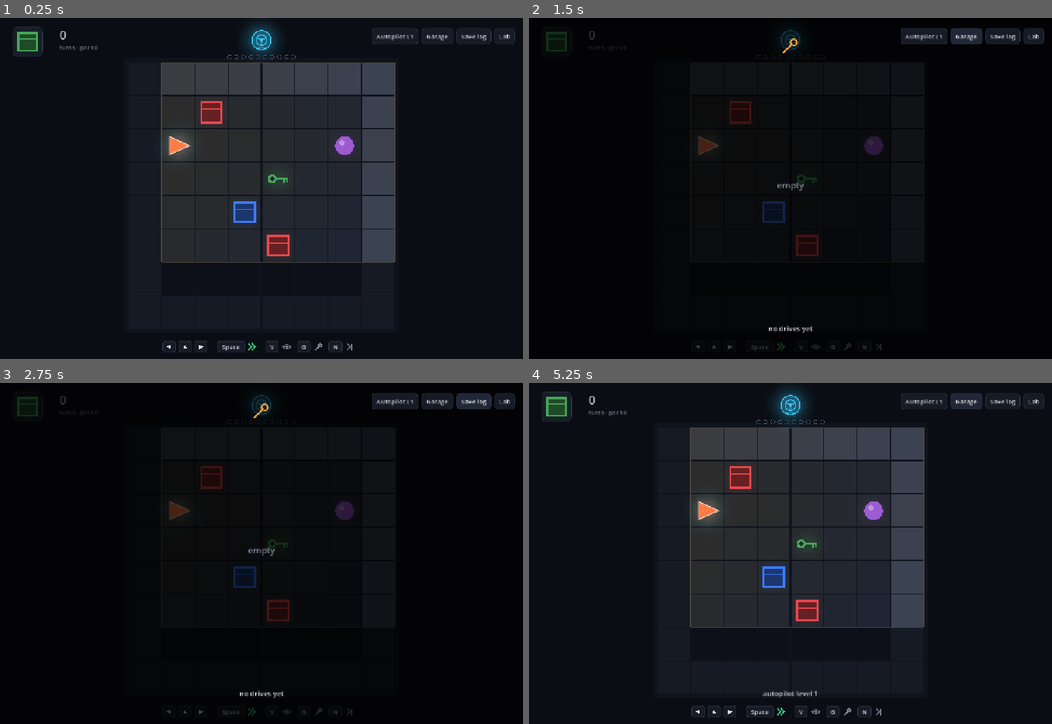
Above: before the commit, frames 1-4 (two rows, left to right).
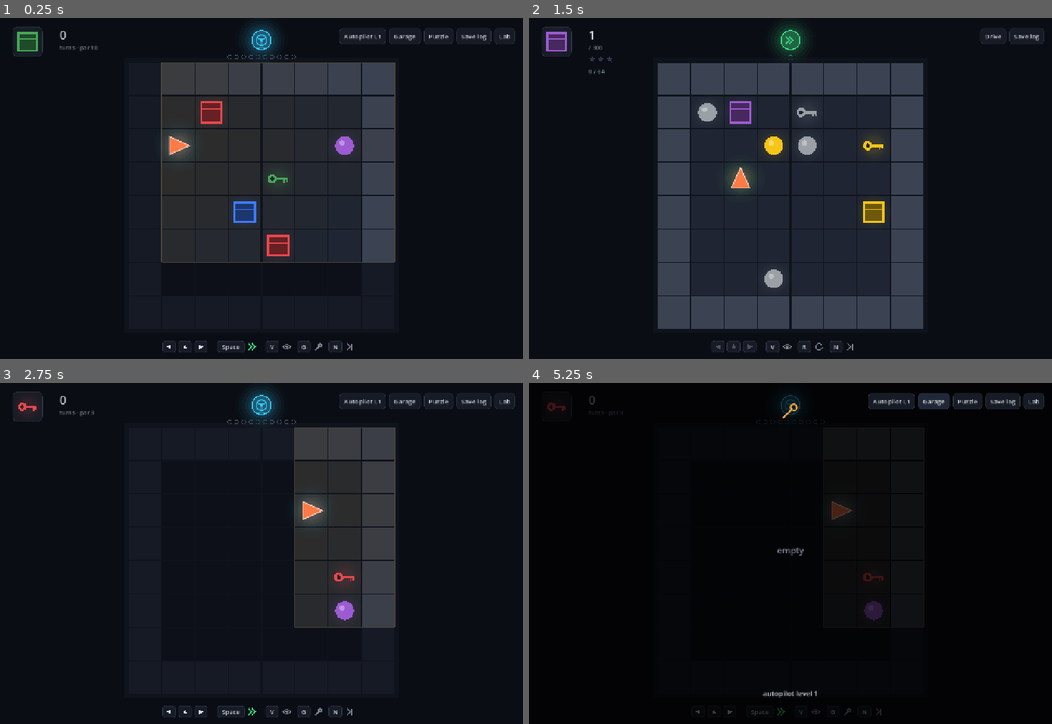
Above: after the commit, the same moments.

Repository: kakasolg/babyai-laya-probe
Game: Godot game, scene res://main.tscn
Same seed, same stepped clock (60 frames per second), same inputs: the game is played once before the commit and once after it.
Inputs (mouse positions are in pixels of both pictures, inside the frame that each line leads up to):
- Up to frame 1 (0.25 s): no input
- Up to frame 2 (1.5 s): click "Save log" at 0.5 s; click (968, 35) at 1.25 s, where only the run after the commit has a clickable "Puzzle"
- Up to frame 3 (2.75 s): click (465, 400) at 2 s, where only the run after the commit has a clickable "Drive"
- Up to frame 4 (5.25 s): click "Autopilot L1" at 2.75 s; click "Autopilot L2" at 3.5 s; click "Autopilot L3" at 4.25 s; click "Garage" at 5 s

The runs differ from the first frame. In frame 1, 0.2% of the frame differs, in the area x 64-86%, y 3-8%; in frame 2, 39%, in the area x 2-98%, y 1-99%; in frame 3, 23%; in frame 4, 36%.

Commit message:
drive: puzzle mode (one move at a time) on the drive screen
Puzzle button on the drive screen opens puzzle.tscn (puzzle_game.gd extends
drive_game.gd). Level 1 autopilot fixed, the 300 pack rooms in order; when it
stops the allowed moves are shown and the driver makes one, the record of
acted places is kept (PUZZLE.md rules 1-6). Stars by moves vs nudge_par;
a solved room lights the floor, level 1 then 2 and 3. Log lines add mode,
nudge_par and nudges (v stays 1). autopilot.peek gets an opt-in
no-blocked-forward flag used only here.

--puzzlecheck: (a) 300/300 stop alone, (b) 300/300 stored answers match
nudge_par and nudge_turns, (c) lit 30 rooms x 3 levels 90/90, log OK.
Existing checks unchanged: drive selftest OK, game selftest 0 mismatches,
drivecheck 200 OK (same counts as before).

Co-Authored-By: Claude Opus 5.5 <noreply@anthropic.com>
Host: Moka-Windows-Dev

Diff:
--- a/godot/drive/autopilot.gd
+++ b/godot/drive/autopilot.gd
@@ -191,11 +191,15 @@
 
 
 ## What the autopilot would do here, without touching its memory (use it to log the model's choice while a person drives).
-func peek(ep: Dictionary, pos: Vector2i, dir: int) -> Dictionary:
+## no_blocked_forward (puzzle mode only, drive/PUZZLE.md rule 1): when the cell ahead is not free, the better of the two
+## turns is chosen instead of forward. The scores are the model's own either way.
+func peek(ep: Dictionary, pos: Vector2i, dir: int, no_blocked_forward := false) -> Dictionary:
 	var v := view(ep, pos, dir)
 	var s := scores(v, int(COLOR_IDX[ep["target"]["color"]]), int(KIND_IDX[ep["target"]["type"]]))
+	var f: Vector2i = pos + DIR_VEC[dir]
+	var n := 2 if no_blocked_forward and cell_code(ep, f.x, f.y) != Vector2i(1, 0) else 3
 	var best := 0
-	for a in range(1, 3):
+	for a in range(1, n):
 		if s[a] > s[best]:
 			best = a
 	return {"action": best, "scores": [s[0], s[1], s[2]], "key": "%d:%s" % [dir, v.to_byte_array().hex_encode()]}
--- a/godot/drive/drive_game.gd
+++ b/godot/drive/drive_game.gd
@@ -104,13 +104,14 @@
 
 func _build_buttons() -> void:
 	var row := HBoxContainer.new()
-	row.position = Vector2(W - 460, 26)
-	row.size = Vector2(440, 40)
+	row.position = Vector2(W - 560, 26)
+	row.size = Vector2(540, 40)
 	row.alignment = BoxContainer.ALIGNMENT_END
 	row.add_theme_constant_override("separation", 8)
 	add_child(row)
 	btn_level = _button(row, "", func(): _cycle_level())
 	btn_garage = _button(row, "", func(): _toggle_garage())
+	_button(row, "Puzzle", func(): _open_puzzle())
 	_button(row, "Save log", func(): _save_log())
 	_button(row, "Lab", func(): _open_lab())
 	_sync_buttons()
@@ -163,6 +164,11 @@
 	_leave_room()
 	Main.lab = true
 	get_tree().change_scene_to_file("res://main.tscn")
+
+
+func _open_puzzle() -> void:
+	_leave_room()
+	get_tree().change_scene_to_file("res://drive/puzzle.tscn")
 
 
 func _say(t: String) -> void:
--- a/godot/drive/drivelog.gd
+++ b/godot/drive/drivelog.gd
@@ -8,6 +8,8 @@
 ##             {"x", "y", "dir", "by": "auto" | "driver", "a": action taken (0 left, 1 right, 2 forward),
 ##              "m": what the autopilot would have done, "s": its three scores, "alarm": the autopilot had stopped itself here,
 ##              "vm": what the driver could see at this step (added 11-15; "view_mode" above is the room's start)}]}
+## Puzzle mode (drive/PUZZLE.md) adds "mode": "puzzle", "nudge_par" (fewest nudges for the room) and "nudges" (how many
+## the driver gave); its driver steps are those nudges. "v" stays 1.
 
 ## Where the files live. Static so a test can point them elsewhere (selftest_drive.gd does) without touching real records.
 static var path := "user://drive_log.jsonl"
@@ -16,9 +18,11 @@
 var _rec := {}
 
 
-func begin(ep: Dictionary, level: int, view_mode: int) -> void:
+## extra: fields added to the line as they are (puzzle mode: "mode": "puzzle", "nudge_par").
+func begin(ep: Dictionary, level: int, view_mode: int, extra := {}) -> void:
 	_rec = {"v": 1, "when": int(Time.get_unix_time_from_system()), "level": level, "view_mode": view_mode,
 		"room": ep, "steps": []}
+	_rec.merge(extra)
 
 
 ## view: what the driver could see at this step (same numbers as view_mode); -1 leaves it out.
@@ -33,12 +37,13 @@
 	_rec["steps"].append(st)
 
 
-func end(result: String, turns: int, takeovers: int) -> void:
+func end(result: String, turns: int, takeovers: int, extra := {}) -> void:
 	if _rec.is_empty():
 		return
 	_rec["result"] = result
 	_rec["turns"] = turns
 	_rec["takeovers"] = takeovers
+	_rec.merge(extra, true)
 	var f: FileAccess = FileAccess.open(path, FileAccess.READ_WRITE) if FileAccess.file_exists(path) else FileAccess.open(path, FileAccess.WRITE)
 	if f != null:
 		f.seek_end()
--- /dev/null
+++ b/godot/drive/puzzle.tscn
@@ -0,0 +1,10 @@
+[gd_scene format=3]
+
+[ext_resource type="Script" path="res://drive/puzzle_game.gd" id="1"]
+
+[node name="Puzzle" type="Control"]
+layout_mode = 3
+anchors_preset = 15
+anchor_right = 1.0
+anchor_bottom = 1.0
+script = ExtResource("1")
--- /dev/null
+++ b/godot/drive/puzzle_game.gd
@@ -0,0 +1,564 @@
+extends "res://drive/drive_game.gd"
+## Puzzle mode ("one move at a time"), designed in drive/PUZZLE.md. The level 1 autopilot drives rooms it cannot finish
+## alone (data/puzzle_rooms_l1.json). When it stops, the moves the driver may make are shown; the driver makes exactly
+## one, and the autopilot drives on with its record of where it has acted kept. Stars count the driver's moves against
+## the room's fewest (`nudge_par`). A solved room lights the floor: from a lit cell, facing a lit side, that level's
+## autopilot gets there alone — level 1 first, then 2 and 3 underneath.
+##
+## Rules (must match tools/small_policy/puzzle_pack.py word for word):
+##   1. the autopilot never drives forward into a cell that is not free (autopilot.gd peek(..., true));
+##   2. it stops when it is about to act from an (x, y, heading) it has already acted from in this room;
+##   3. that record is never cleared in a room; the driver's moves are not added to it;
+##   4. the driver's move: turn left, turn right, or forward when the cell ahead is free;
+##   5. 64 turns in all (autopilot moves + the driver's); 6. success = a matching object directly ahead.
+##
+## Command line (after `--`):  --puzzlecheck[=N]   check the pack in Godot (all rooms; lit for every 10th), then quit
+##                             --shot=file.png --scene=stuck|solved [--room=n]   one screenshot
+
+const PACK := "res://data/puzzle_rooms_l1.json"
+const LIMIT := 64
+const LIT_COLORS := [Color("#ffc94d"), Color("#3ddc84"), Color("#5b8cff")]   # levels 1, 2, 3
+const LIT_AT := [0.25, 1.25, 2.25]                                          # seconds after the result when each shows
+
+static var progress_path := "user://puzzle_progress.json"
+
+var pack: Array = []
+var pidx := 0
+var best := {}               # room id -> most stars so far
+var acted := {}              # Vector3i(x, y, heading) the autopilot has acted from in this room (rule 2, 3)
+var nudges := 0
+var stars := 0
+var result := ""
+var lit_t := 0.0
+var lit_share := [0.0, 0.0, 0.0]
+var move_rects := {}         # action -> Rect2 of its marker while stopped
+var saving := true           # off for checks and screenshots
+
+
+func _ready() -> void:
+	get_tree().auto_accept_quit = true
+	rng.randomize()
+	var parsed = JSON.parse_string(FileAccess.get_file_as_string(PACK))
+	pack = parsed["rooms"] if parsed is Dictionary else []
+	level = 1
+	ap.load_level(1)
+	view_mode = VIEW_WHOLE
+	var args := _user_args()
+	if args.has("puzzlecheck"):
+		_puzzlecheck(int(args["puzzlecheck"]) if args["puzzlecheck"] != "1" else 0)
+		get_tree().quit()
+		return
+	_load_progress()
+	_build_buttons()
+	shot_path = args.get("shot", "")
+	if shot_path != "":
+		saving = false
+		DriveLog.path = "user://shot_log.jsonl"
+		DriveLog.garage_path = "user://shot_garage.json"
+		pidx = clampi(int(args.get("room", "1")) - 1, 0, pack.size() - 1)
+	_new_room()
+	if shot_path != "":
+		_puzzle_shot(String(args.get("scene", "stuck")))
+
+
+func _build_buttons() -> void:
+	var row := HBoxContainer.new()
+	row.position = Vector2(W - 460, 26)
+	row.size = Vector2(440, 40)
+	row.alignment = BoxContainer.ALIGNMENT_END
+	row.add_theme_constant_override("separation", 8)
+	add_child(row)
+	_button(row, "Drive", func(): _back_to_drive())
+	_button(row, "Save log", func(): _save_log())
+
+
+func _sync_buttons() -> void:
+	pass
+
+
+func _back_to_drive() -> void:
+	_leave_room()
+	get_tree().change_scene_to_file("res://drive/drive.tscn")
+
+
+func _load_progress() -> void:
+	if not FileAccess.file_exists(progress_path):
+		return
+	var p = JSON.parse_string(FileAccess.get_file_as_string(progress_path))
+	if p is Dictionary:
+		best = p.get("best", {})
+		pidx = clampi(int(p.get("next", 0)), 0, maxi(0, pack.size() - 1))
+
+
+func _save_progress() -> void:
+	if not saving:
+		return
+	var f := FileAccess.open(progress_path, FileAccess.WRITE)
+	if f != null:
+		f.store_string(JSON.stringify({"next": pidx, "best": best}))
+		f.close()
+
+
+# ---------------------------------------------------------------- rooms and rules
+
+func _new_room(_ep := {}, _gidx := -1) -> void:
+	room = (pack[pidx] as Dictionary).duplicate(true)
+	garage_idx = -1
+	pos = Vector2i(int(room["start"]["x"]), int(room["start"]["y"]))
+	dir = int(room["start"]["dir"])
+	turns = 0
+	takeovers = 0
+	auto_steps = 0
+	nudges = 0
+	acted.clear()
+	trail = [pos]
+	glide_from = Vector2(pos)
+	angle_from = _angle(dir)
+	glide_t = 1.0
+	particles.clear()
+	ring_t = -1.0
+	state = "auto"
+	auto_t = 0.0
+	phase = "drive"
+	result = ""
+	lit_t = 0.0
+	var free := 0
+	for y in range(1, 7):
+		for x in range(1, 7):
+			if Rooms.is_free(room, x, y):
+				free += 1
+	for lv in 3:
+		var bits := 0
+		for v in room["lit"][str(lv + 1)]:
+			bits += _bits(int(v))
+		lit_share[lv] = float(bits) / float(maxi(1, free * 4))
+	dlog.begin(room, 1, view_mode, {"mode": "puzzle", "nudge_par": int(room["nudge_par"])})
+
+
+static func _bits(v: int) -> int:
+	var n := 0
+	for h in 4:
+		if v & (1 << h):
+			n += 1
+	return n
+
+
+func _leave_room() -> void:
+	if phase != "drive" or turns == 0:
+		return
+	dlog.end("left", turns, nudges, {"nudges": nudges})
+
+
+## Rule 2: stop before acting from a place already acted from. Rule 1 is in peek(..., true).
+func _auto_tick() -> void:
+	var key := Vector3i(pos.x, pos.y, dir)
+	if acted.has(key):
+		state = "stuck"
+		return
+	acted[key] = true
+	var d := ap.peek(room, pos, dir, true)
+	_act(int(d["action"]), "auto", d, false)
+
+
+func _can_move(a: int) -> bool:
+	if a != 2:
+		return true
+	var f: Vector2i = pos + DIR_VEC[dir]
+	return Rooms.is_free(room, f.x, f.y)
+
+
+## Rule 4: one move by the driver, then the autopilot drives on (its record kept, this place not added).
+func _nudge(a: int) -> void:
+	if phase != "drive" or state != "stuck" or not _can_move(a):
+		return
+	nudges += 1
+	takeovers = nudges
+	state = "auto"
+	auto_t = 0.0
+	_act(a, "driver", ap.peek(room, pos, dir, true), true)
+
+
+func _finish(res: String) -> void:
+	result = res
+	stars = 0
+	if res == "success":
+		var par := int(room["nudge_par"])
+		stars = 3 if nudges <= par else (2 if nudges == par + 1 else 1)
+	dlog.end(res, turns, nudges, {"nudges": nudges})
+	var id: String = room["seed"]
+	if stars > int(best.get(id, 0)):
+		best[id] = stars
+	_save_progress()
+	phase = "win" if res == "success" else "fail"
+	phase_t = 0.0
+	if res == "success":
+		_burst()
+	else:
+		shake = 0.5
+
+
+func _after_effect() -> void:
+	phase = "result"
+	lit_t = 0.0
+
+
+func _next_room(step := 1) -> void:
+	_leave_room()
+	pidx = (pidx + step + pack.size()) % pack.size()
+	_save_progress()
+	_new_room()
+
+
+func _retry() -> void:
+	_leave_room()
+	_new_room()
+
+
+func _process(delta: float) -> void:
+	super._process(delta)
+	if phase == "result":
+		lit_t += delta
+
+
+func _unhandled_input(event: InputEvent) -> void:
+	if event is InputEventMouseButton and event.pressed and event.button_index == MOUSE_BUTTON_LEFT:
+		if phase == "result":
+			_result_go()
+		elif phase == "drive" and state == "stuck":
+			for a in move_rects:
+				if (move_rects[a] as Rect2).has_point(event.position):
+					_nudge(a)
+					return
+		return
+	if not (event is InputEventKey) or not event.pressed or event.echo:
+		return
+	var k: int = event.keycode
+	match k:
+		KEY_LEFT, KEY_A:
+			_nudge(0)
+		KEY_RIGHT, KEY_D:
+			_nudge(1)
+		KEY_UP, KEY_W:
+			_nudge(2)
+		KEY_SPACE, KEY_ENTER:
+			if phase == "result":
+				_result_go()
+		KEY_R:
+			if phase == "drive" or phase == "result":
+				_retry()
+		KEY_N:
+			if phase == "drive" or phase == "result":
+				_next_room()
+		KEY_V:
+			view_mode = VIEW_WHOLE if view_mode == VIEW_HEADLIGHT else VIEW_HEADLIGHT
+
+
+func _result_go() -> void:
+	if result == "success":
+		_next_room()
+	else:
+		_retry()
+
+
+# ---------------------------------------------------------------- drawing
+
+func _draw_room() -> void:
+	super._draw_room()
+	if phase == "result" and result == "success":
+		_draw_lit()
+		_draw_car()
+	move_rects.clear()
+	if phase == "drive" and state == "stuck" and glide_t >= 1.0:
+		_draw_moves()
+
+
+## Bit h of lit[level][(y-1)*6 + (x-1)]: from (x, y) facing h that level's autopilot gets there alone.
+## Drawn as a small wedge pointing toward h; level 3 underneath, level 1 on top, each fading in at LIT_AT.
+func _draw_lit() -> void:
+	for lv in range(2, -1, -1):
+		var a := clampf((lit_t - LIT_AT[lv]) / 0.5, 0.0, 1.0)
+		if a <= 0.0:
+			continue
+		var cells: Array = room["lit"][str(lv + 1)]
+		for i in 36:
+			var v := int(cells[i])
+			if v == 0:
+				continue
+			var c := _px(Vector2(i % 6 + 1, i / 6 + 1))
+			for h in 4:
+				if v & (1 << h) == 0:
+					continue
+				var f := Vector2(DIR_VEC[h])
+				var p := Vector2(-f.y, f.x)
+				draw_colored_polygon(PackedVector2Array([c + f * CELL * 0.43, c + f * CELL * 0.2 + p * CELL * 0.15,
+					c + f * CELL * 0.2 - p * CELL * 0.15]), Color(LIT_COLORS[lv], 0.85 * a))
+
+
+## The driver's choices while stopped: turn left, turn right, forward (only when the cell ahead is free).
+func _draw_moves() -> void:
+	var m := _px(Vector2(pos))
+	var f := Vector2(DIR_VEC[dir])
+	var p := Vector2(-f.y, f.x)          # the car's right
+	var pulse := 0.6 + 0.4 * sin(clock * 5.0)
+	var col := Color(C_MANUAL, pulse)
+	for a in [0, 1, 2]:
+		if not _can_move(a):
+			continue
+		var c: Vector2 = m + f * CELL if a == 2 else (m - p * CELL * 0.72 if a == 0 else m + p * CELL * 0.72)
+		_glow(c, 16, C_MANUAL, 0.8)
+		draw_circle(c, 21, Color("#0d1420", 0.92))
+		draw_arc(c, 21, 0, TAU, 32, col, 2.0, true)
+		if a == 2:
+			draw_colored_polygon(PackedVector2Array([c + f * 12, c - f * 7 + p * 10, c - f * 7 - p * 10]), col)
+		else:
+			# a quarter turn drawn as the car would see it: up the forward side, then bending toward the new heading
+			var side := -p if a == 0 else p
+			var o := c - side * 7 - f * 3
+			var a0 := (-side).angle()
+			var diff := wrapf(f.angle() - a0, -PI, PI)
+			draw_arc(o, 10, a0, a0 + diff, 12, col, 3.0, true)
+			var tip := o + f * 10
+			draw_colored_polygon(PackedVector2Array([tip + side * 8, tip + f * 6 - side * 1, tip - f * 6 - side * 1]), col)
+		move_rects[a] = Rect2(c - Vector2(26, 26), Vector2(52, 52))
+
+
+func _draw_hud() -> void:
+	var font := get_theme_default_font()
+	var badge := Rect2(32, 22, 76, 76)
+	_round(badge, Color("#161b25"), Color("#2c3546"))
+	_draw_object(room["target"]["type"], COLORS.get(room["target"]["color"], Color.WHITE), badge.get_center(), 76)
+	var n: int = room["target"]["positions"].size()
+	if n > 1:
+		for i in n:
+			draw_circle(Vector2(badge.position.x + 10 + i * 10, badge.end.y + 10), 3.0, C_MUTED)
+	# which puzzle, and the most stars it has had
+	draw_string(font, Vector2(150, 54), "%d" % (pidx + 1), HORIZONTAL_ALIGNMENT_LEFT, -1, 30, C_TEXT)
+	draw_string(font, Vector2(150, 80), "/ %d" % pack.size(), HORIZONTAL_ALIGNMENT_LEFT, -1, 15, C_MUTED)
+	var had := int(best.get(String(room["seed"]), 0))
+	for i in 3:
+		_star(Vector2(160 + i * 22, 104), 8, C_STUCK if i < had else Color("#2c3546"))
+	# the indicator (top centre)
+	var ic := Vector2(W / 2.0, 56)
+	if phase == "result" or phase == "win" or phase == "fail":
+		for i in 3:
+			_star(ic + Vector2((i - 1) * 54, 0), 22, C_STUCK if i < stars else Color("#2c3546"), true)
+	else:
+		var col := _state_color()
+		var k := 1.0
+		if state == "stuck":
+			k = 0.6 + 0.4 * (0.5 + 0.5 * sin(clock * 7.0))
+		_glow(ic, 24, col, 1.4 * k)
+		draw_circle(ic, 24, Color(col, 0.18 * k))
+		draw_arc(ic, 24, 0, TAU, 40, Color(col, k), 3.0)
+		if state == "auto":
+			_chevrons(ic, col)
+		else:
+			_wheel(ic, 13, col)
+	# the driver's moves so far against the fewest: one slot per move of nudge_par, filled as they are used
+	var par := int(room["nudge_par"])
+	var slots := maxi(par, nudges)
+	for i in slots:
+		var c := Vector2(W / 2.0 - (slots - 1) * 11.0 + i * 22.0, 100)
+		if i < nudges:
+			draw_circle(c, 6.0, C_MANUAL if i < par else C_STUCK)
+		else:
+			draw_arc(c, 6.0, 0, TAU, 16, Color(C_MANUAL, 0.45), 1.5)
+	# turns used of the 64
+	draw_string(font, Vector2(150, 140), "%d / %d" % [turns, LIMIT], HORIZONTAL_ALIGNMENT_LEFT, -1, 15, C_MUTED)
+	# the lit share per level, shown as each level's light comes on
+	if phase == "result" and result == "success":
+		for lv in 3:
+			var a := clampf((lit_t - LIT_AT[lv]) / 0.5, 0.0, 1.0)
+			if a <= 0.0:
+				continue
+			var y := 330.0 + lv * 70.0
+			var x := BOARD.x + 8 * CELL + 40
+			var c := Vector2(x + 14, y)
+			draw_colored_polygon(PackedVector2Array([c + Vector2(14, 0), c + Vector2(-6, -11), c + Vector2(-6, 11)]),
+				Color(LIT_COLORS[lv], a))
+			draw_string(font, Vector2(x + 40, y + 8), "%d" % (lv + 1), HORIZONTAL_ALIGNMENT_LEFT, -1, 22, Color(C_TEXT, a))
+			draw_string(font, Vector2(x + 70, y + 8), "%d%%" % roundi(lit_share[lv] * 100), HORIZONTAL_ALIGNMENT_LEFT, -1, 22,
+				Color(LIT_COLORS[lv], a))
+
+
+func _star(c: Vector2, r: float, col: Color, glow := false) -> void:
+	if glow and col != Color("#2c3546"):
+		_glow(c, r * 0.8, col, 0.9)
+	var pts := PackedVector2Array()
+	for i in 10:
+		var ang := -PI / 2 + i * PI / 5
+		pts.append(c + Vector2.from_angle(ang) * (r if i % 2 == 0 else r * 0.45))
+	draw_colored_polygon(pts, col)
+
+
+func _draw_hints() -> void:
+	var y := H - 46
+	var x := W / 2.0 - 200
+	var stuck := phase == "drive" and state == "stuck"
+	for a in [0, 2, 1]:
+		var on := stuck and _can_move(a)
+		var r := Rect2(Vector2(x, y), Vector2(34, 30))
+		_round(r, Color("#161b25"), C_MANUAL if on else Color("#2c3546"), 6)
+		var c := r.get_center()
+		var fv := Vector2([Vector2.LEFT, Vector2.RIGHT, Vector2.UP][a])
+		var pv := Vector2(-fv.y, fv.x)
+		draw_colored_polygon(PackedVector2Array([c + fv * 7, c - fv * 5 + pv * 6, c - fv * 5 - pv * 6]),
+			C_TEXT if on else Color(C_MUTED, 0.5))
+		x += 40
+	x += 18
+	x += _keycap(Vector2(x, y), "V")
+	_eye(Vector2(x + 14, y + 15))
+	x += 40
+	x += _keycap(Vector2(x, y), "R")
+	draw_arc(Vector2(x + 14, y + 15), 8, 0.3, TAU - 0.6, 16, C_MUTED, 2.5, true)
+	x += 40
+	x += _keycap(Vector2(x, y), "N")
+	draw_polyline(PackedVector2Array([Vector2(x + 6, y + 7), Vector2(x + 14, y + 15), Vector2(x + 6, y + 23)]), C_MUTED, 2.5, true)
+	draw_line(Vector2(x + 18, y + 7), Vector2(x + 18, y + 23), C_MUTED, 2.5)
+	if phase == "result":
+		x += 40
+		var go := Rect2(Vector2(x, y), Vector2(70, 30))
+		_round(go, Color("#161b25"), C_STUCK if result == "success" else Color("#2c3546"), 6)
+		draw_string(get_theme_default_font(), Vector2(x, y + 21), "Space", HORIZONTAL_ALIGNMENT_CENTER, 70, 15, C_TEXT)
+
+
+# ---------------------------------------------------------------- headless check and screenshots
+
+## (a) every room: the autopilot alone stops (not done, not out of turns);
+## (b) every room: the stored answer, one move per stop, ends in success with nudge_par moves and nudge_turns turns;
+## (c) every 10th room (or N rooms when given): "lit" recomputed for levels 1-3 with Godot's own arithmetic.
+## Runs the game's own rule code for (a) and (b). Mismatching rooms are listed, not fixed.
+func _puzzlecheck(n_lit: int) -> void:
+	var t0 := Time.get_ticks_msec()
+	saving = false
+	var keep := DriveLog.path
+	DriveLog.path = "user://puzzlecheck_log.jsonl"
+	var bad_a: Array = []
+	var bad_b: Array = []
+	for i in pack.size():
+		pidx = i
+		_new_room()
+		while phase == "drive" and state == "auto":
+			_auto_tick()
+		if not (phase == "drive" and state == "stuck"):
+			bad_a.append("%s(%s, %d turns)" % [room["seed"], result if result != "" else phase, turns])
+		_new_room()
+		var sol: Array = room["nudge_solution"]
+		var k := 0
+		var guard := 0
+		while phase == "drive" and guard < 200:
+			guard += 1
+			if state == "auto":
+				_auto_tick()
+			elif k < sol.size():
+				_nudge(int(sol[k]))
+				k += 1
+			else:
+				break
+		var ok := result == "success" and nudges == int(room["nudge_par"]) and turns == int(room["nudge_turns"]) and k == sol.size()
+		if not ok:
+			bad_b.append("%s(%s, %d moves of %d, %d turns of %d)" % [room["seed"], result if result != "" else "stopped",
+				nudges, int(room["nudge_par"]), turns, int(room["nudge_turns"])])
+	var t1 := Time.get_ticks_msec()
+	print("puzzlecheck: %d rooms; (a) autopilot alone stops: %d ok, %d not; (b) stored answer: %d ok, %d not; %d ms"
+		% [pack.size(), pack.size() - bad_a.size(), bad_a.size(), pack.size() - bad_b.size(), bad_b.size(), t1 - t0])
+	if not bad_a.is_empty():
+		print("  (a) mismatch: ", ", ".join(bad_a))
+	if not bad_b.is_empty():
+		print("  (b) mismatch: ", ", ".join(bad_b))
+	var pilots := []
+	for lv in [1, 2, 3]:
+		var p := Autopilot.new()
+		p.load_level(lv)
+		pilots.append(p)
+	var idxs: Array = []
+	if n_lit > 0:
+		for i in mini(n_lit, pack.size()):
+			idxs.append(i)
+	else:
+		for i in range(0, pack.size(), 10):
+			idxs.append(i)
+	var bad_c: Array = []
+	for i in idxs:
+		var ep: Dictionary = pack[i]
+		for lv in 3:
+			var cache := {}
+			var want: Array = ep["lit"][str(lv + 1)]
+			var diff := 0
+			for c in 36:
+				var x := c % 6 + 1
+				var y := c / 6 + 1
+				var got := 0
+				if Rooms.is_free(ep, x, y):
+					for h in 4:
+						if _home_alone(pilots[lv], ep, cache, Vector2i(x, y), h):
+							got |= 1 << h
+				if got != int(want[c]):
+					diff += 1
+			if diff > 0:
+				bad_c.append("%s L%d (%d cells)" % [ep["seed"], lv + 1, diff])
+	print("puzzlecheck: lit recomputed for %d rooms x 3 levels: %d ok, %d not; %d ms"
+		% [idxs.size(), idxs.size() * 3 - bad_c.size(), bad_c.size(), Time.get_ticks_msec() - t1])
+	if not bad_c.is_empty():
+		print("  (c) mismatch: ", ", ".join(bad_c))
+	var lines := DriveLog.read_all().strip_edges().split("\n")
+	var logged_ok := true
+	for ln in lines:
+		var rec = JSON.parse_string(ln)
+		if not (rec is Dictionary) or rec.get("mode") != "puzzle" or not rec.has("nudges") or not rec.has("nudge_par") or int(rec["v"]) != 1:
+			logged_ok = false
+	print("puzzlecheck: log lines %d (%s: mode, nudge_par, nudges on every line, v 1)" % [lines.size(), "ok" if logged_ok else "NOT ok"])
+	var all_ok := bad_a.is_empty() and bad_b.is_empty() and bad_c.is_empty() and logged_ok
+	print("puzzlecheck: ", "OK" if all_ok else "MISMATCH (rooms listed above, not fixed)")
+	if FileAccess.file_exists(DriveLog.path):
+		DirAccess.remove_absolute(ProjectSettings.globalize_path(DriveLog.path))
+	DriveLog.path = keep
+
+
+## From (p, h) with a clean record, does this autopilot get there alone under rules 1, 2, 5, 6?
+func _home_alone(pilot, ep: Dictionary, cache: Dictionary, p: Vector2i, h: int) -> bool:
+	var seen := {}
+	var t := 0
+	while t < LIMIT:
+		var f: Vector2i = p + DIR_VEC[h]
+		if Rooms.is_target(ep, f.x, f.y):
+			return true
+		var key := Vector3i(p.x, p.y, h)
+		if seen.has(key):
+			return false
+		seen[key] = true
+		if not cache.has(key):
+			cache[key] = int(pilot.peek(ep, p, h, true)["action"])
+		var a: int = cache[key]
+		if a == 0:
+			h = (h + 3) % 4
+		elif a == 1:
+			h = (h + 1) % 4
+		elif Rooms.is_free(ep, f.x, f.y):
+			p = f
+		t += 1
+	var f2: Vector2i = p + DIR_VEC[h]
+	return Rooms.is_target(ep, f2.x, f2.y)
+
+
+func _puzzle_shot(scene: String) -> void:
+	while phase == "drive" and state == "auto":
+		_auto_tick()
+	if scene == "solved":
+		var sol: Array = room["nudge_solution"]
+		var k := 0
+		while phase == "drive":
+			if state == "auto":
+				_auto_tick()
+			elif k < sol.size():
+				_nudge(int(sol[k]))
+				k += 1
+			else:
+				break
+		particles.clear()
+		ring_t = -1.0
+		_after_effect()
+		lit_t = 4.0
+	glide_t = 1.0
+	_say("")
+	toast_t = 0.0
